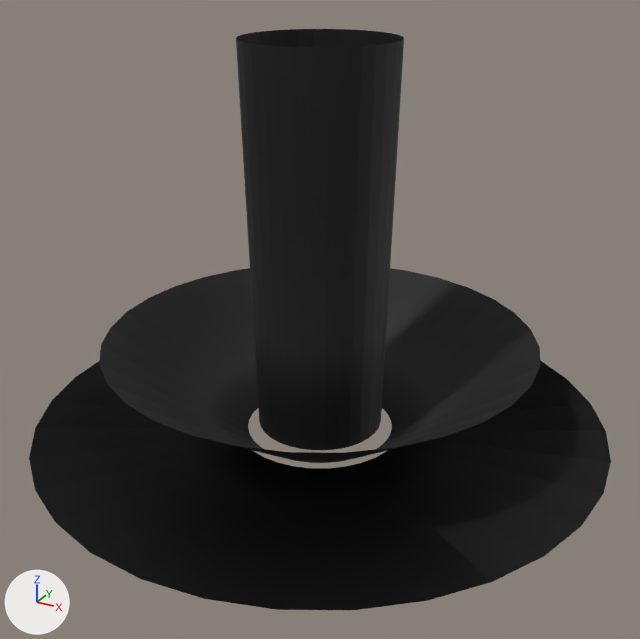
Before and after pictures for a commit that changed the FBX model res/Map/flower_glow.FBX.
Rendered twice from a 50 mm lens placed at (2.81, -5.1, 3.46), pointed at (0.1, -0.17, 1.0). Arrows for +X, +Y and +Z are at lower left; the lights stay in place.

In view in the first picture: 'glow1', 'glow2', 'glow3'.
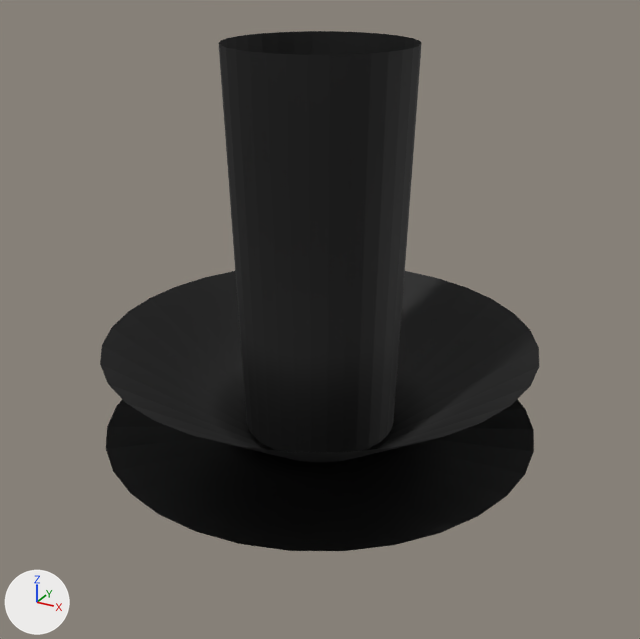
Commit message: glow update

What differs and where, as boxes [x1, y1, x2, y2] in the pictures (640 x 639 px):
'glow1', rescaled: before [29, 360, 611, 610]; after [106, 399, 534, 551]
'glow3', rescaled (21% wider): before [236, 29, 404, 450]; after [219, 31, 422, 452]
'glow2', rescaled: before [99, 268, 540, 463]; after [100, 271, 539, 463]

Patch to the scene script:
```diff
--- a/res/Map/flower_glow.FBX.py
+++ b/res/Map/flower_glow.FBX.py
@@ ob_glow1 @@
 ob_glow1.location = (0.0, 0.0, 5.765)
+ob_glow1.scale = (0.753, 0.753, 0.753)
@@ ob_glow2 @@
 ob_glow2.location = (0.0, 0.0, 11.75)
-ob_glow2.scale = (0.995, 0.995, 0.995)
+ob_glow2.scale = (0.992, 0.992, 0.992)
@@ ob_glow3 @@
 ob_glow3.location = (0.0, 0.0, 11.75)
-ob_glow3.scale = (0.975, 0.975, 0.975)
+ob_glow3.scale = (1.18, 1.18, 0.966)
```
